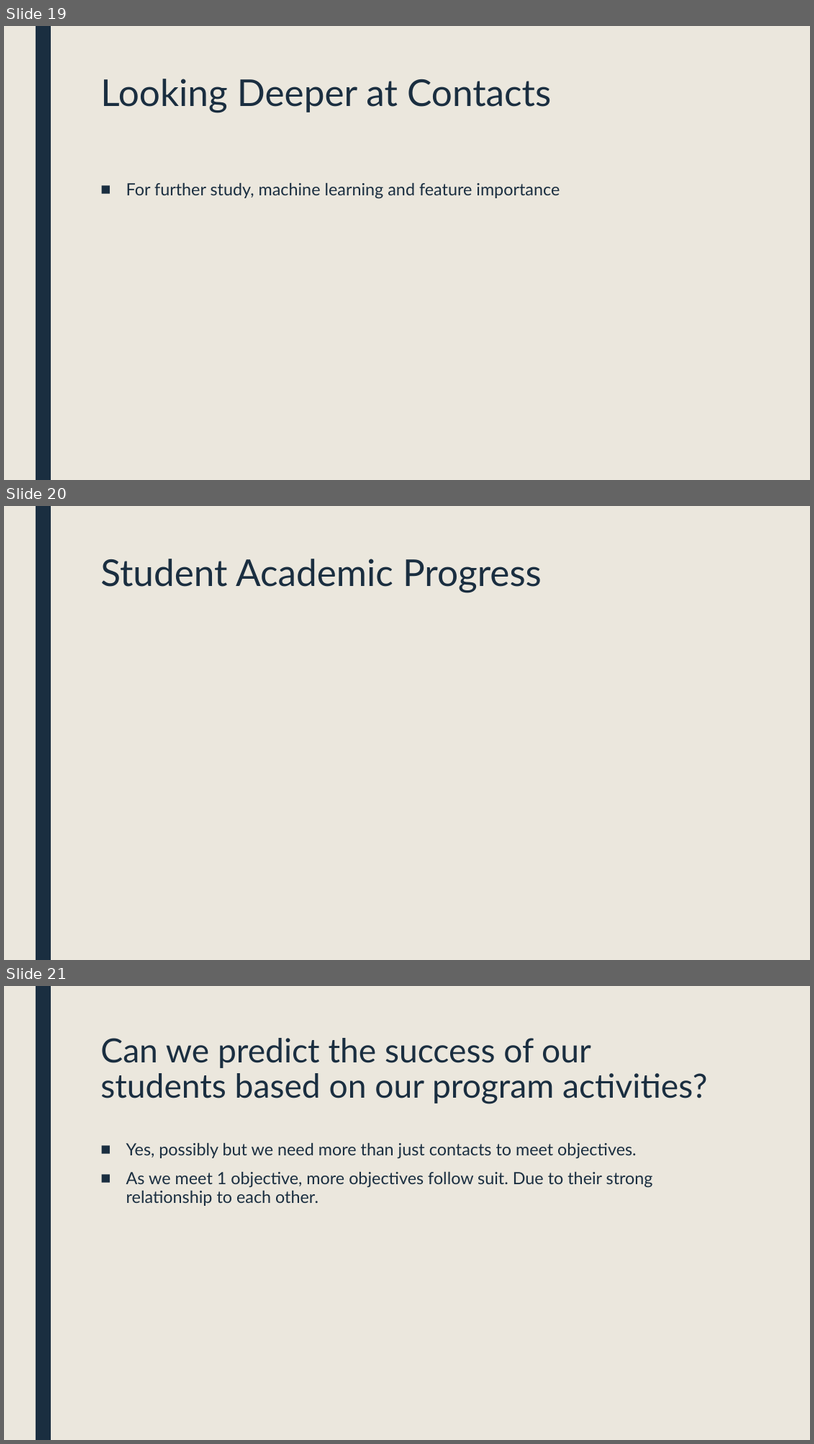
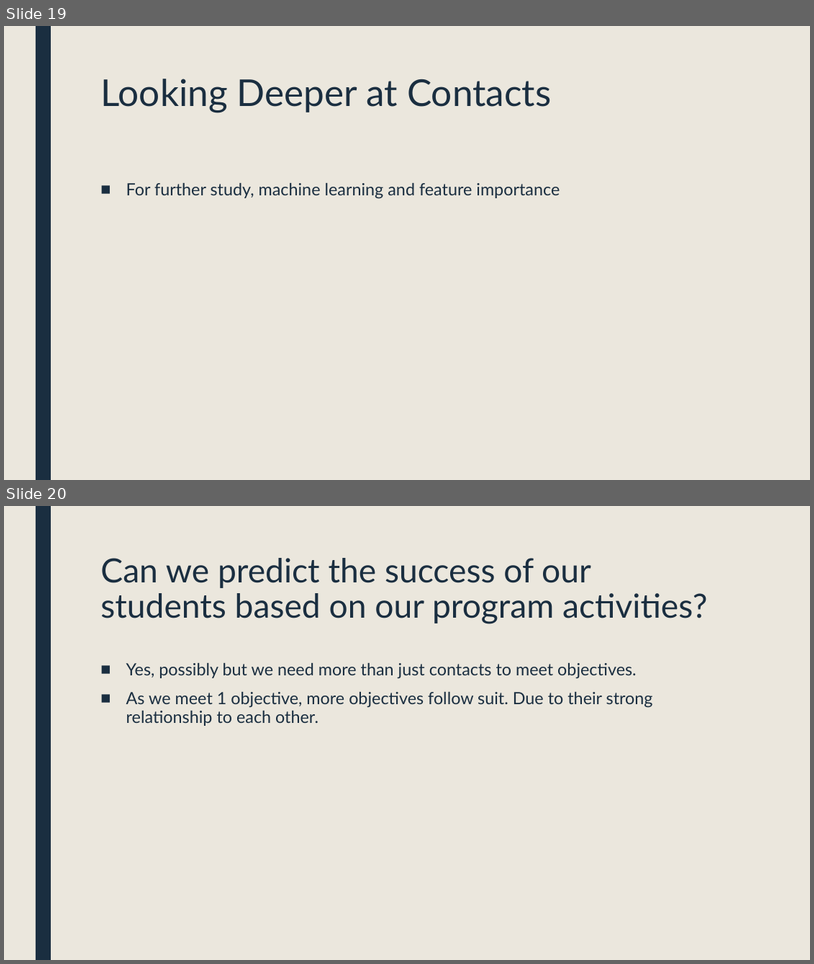
Before and after one commit to jazippay/portfolio, a slide deck: Upward Bound APR Data Analysis.pptx. Shown one above the other, each under a label of ours: slides 19, 20 and 21 before the commit, slides 19 and 20 after it. The pictures are 814x1444 and 814x964 pixels, drawn with LibreOffice and Linux fonts; fonts in the diff are those of the drawing. Boxes give left, top, right and bottom in pixels: in the first picture for what was removed or moved away, otherwise in the second. Text is boxed around its words. In the diff, an @@ line names an element or a change of style, - is before the commit and + after.

```diff
--- a/Upward Bound APR Data Analysis.pptx
+++ b/Upward Bound APR Data Analysis.pptx
@@ slide 20 removed at bbox=[4, 506, 810, 960], background #EBE7DD; not listed: 1 template element that a slide beside it also shows @@
@@ title removed at bbox=[100, 559, 542, 592] @@
-Student Academic Progress
@@ what was slide 21 is now slide 20 @@
```
Also in this commit, not shown: 2 slides changed, 2 slides added.
